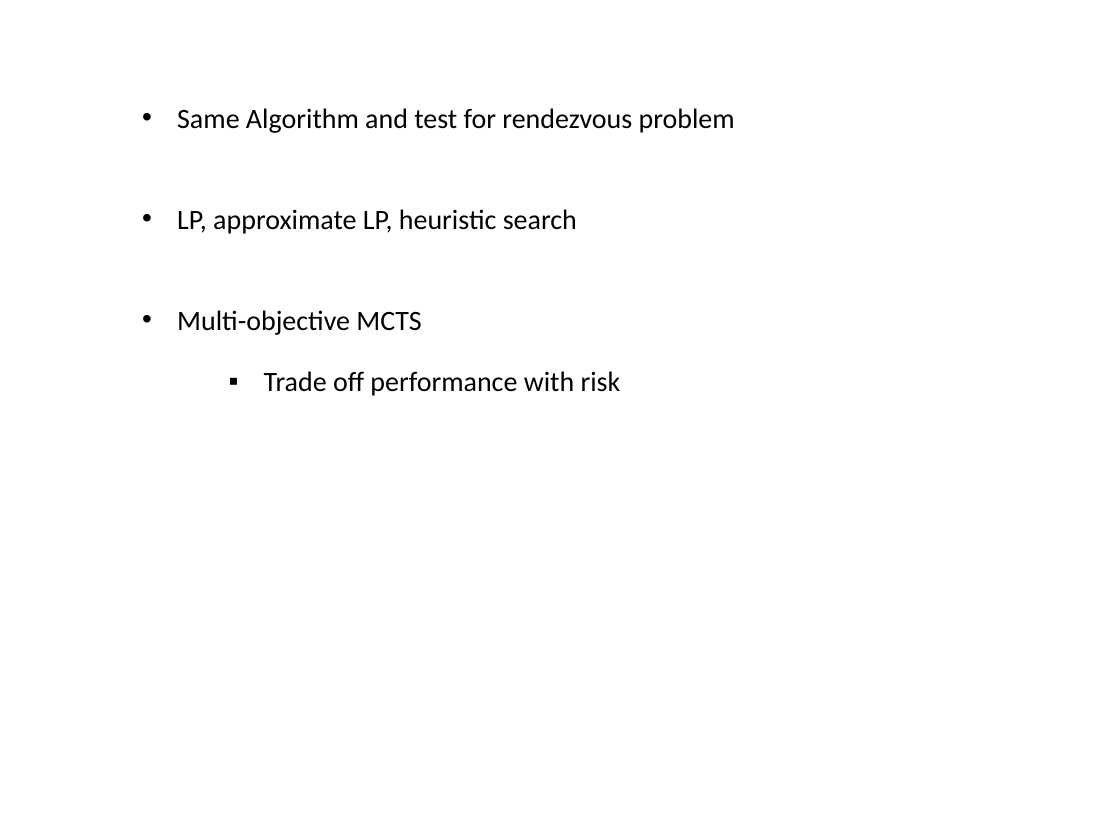
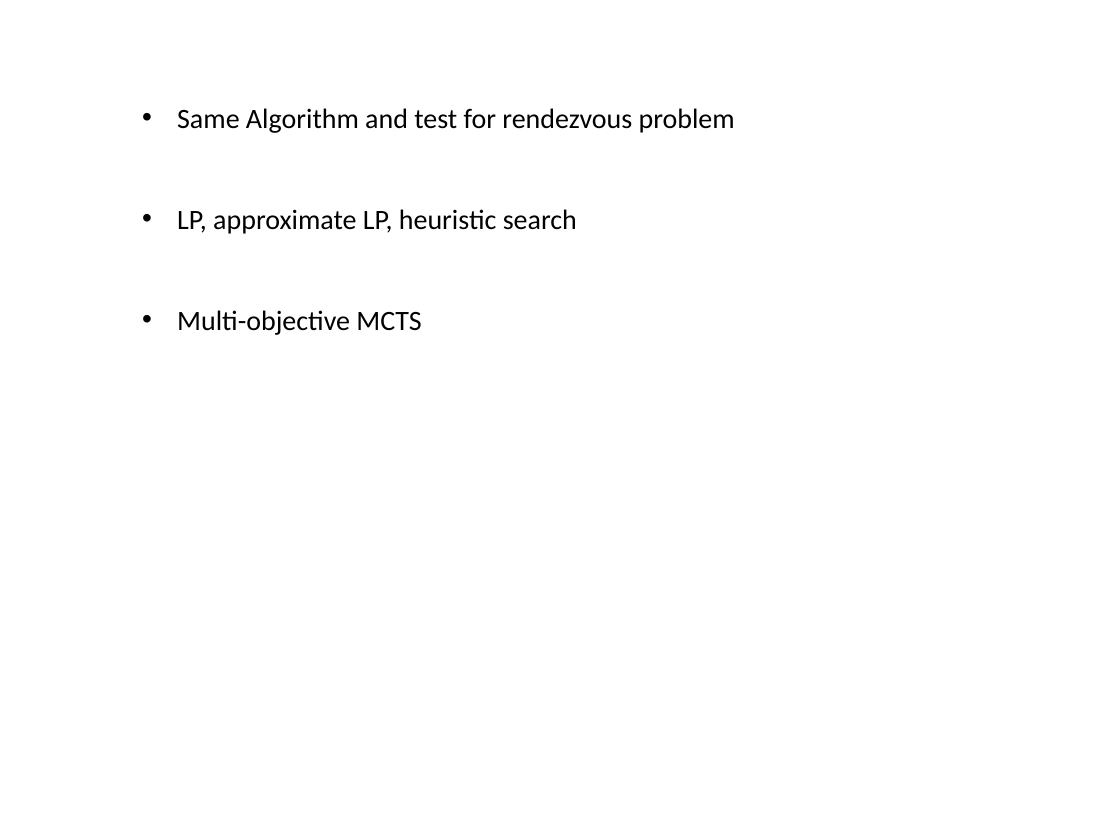
Before and after one commit to GuangyaoSHI/rendezvous-with-CMDP, a slide deck: slide 22 of Risk-aware UAV-UGV rendezvous via CMDP.pptx. Drawn at 1120x840 pixels with LibreOffice and Linux fonts; fonts in the diff are those of the drawing. Boxes give left, top, right and bottom in pixels: in the first picture for what was removed or moved away, otherwise in the second. Text is boxed around its words. In the diff, an @@ line names an element or a change of style, - is before the commit and + after.

```diff
--- a/Risk-aware UAV-UGV rendezvous via CMDP.pptx
+++ b/Risk-aware UAV-UGV rendezvous via CMDP.pptx
@@ text removed at bbox=[264, 371, 621, 396] @@
-▪ Trade off performance with risk
```
Also in this commit, not shown: 2 other files.
